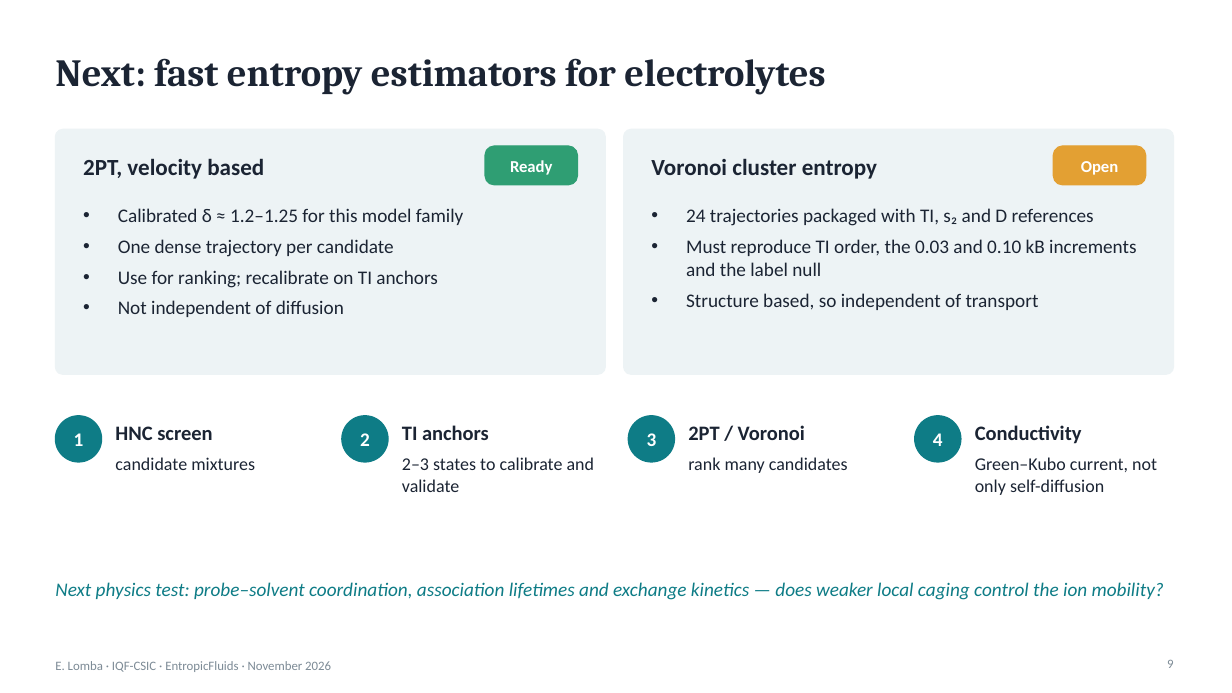
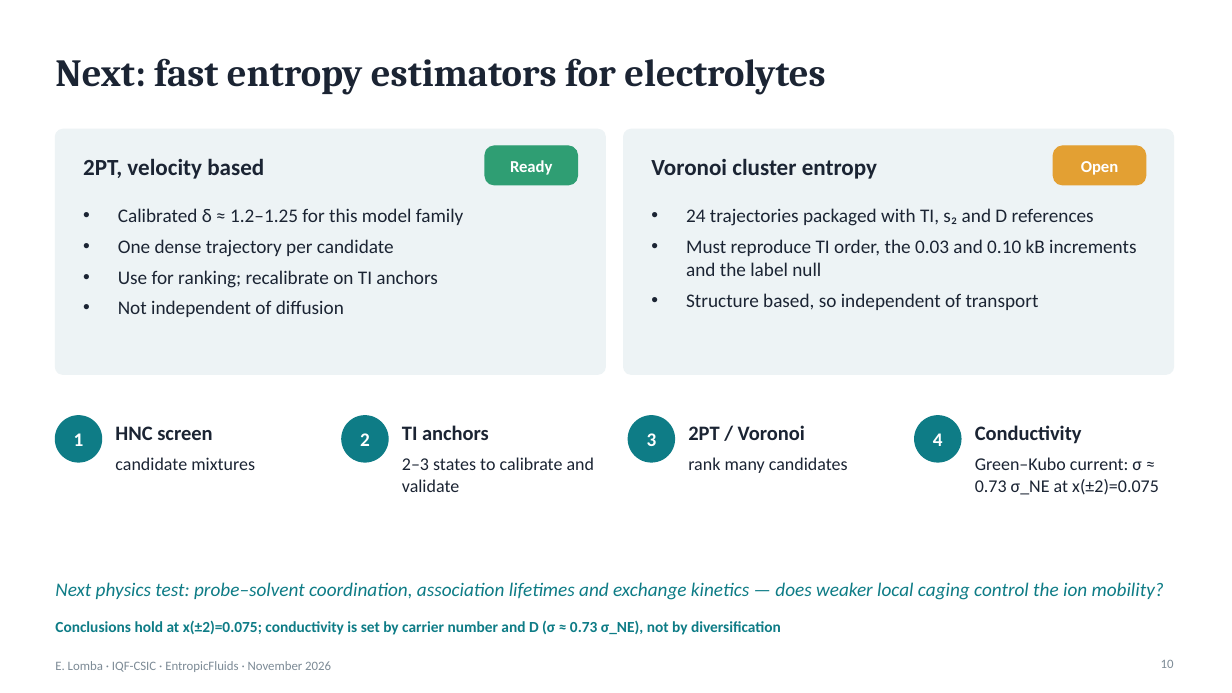
Before and after one commit to elomba/HNC-nCLJ, a slide deck: slide 10 of doc/slides/component_entropy_results.pptx (slide 9 before the commit). Drawn at 1232x693 pixels with LibreOffice and Linux fonts; fonts in the diff are those of the drawing. Boxes give left, top, right and bottom in pixels: in the first picture for what was removed or moved away, otherwise in the second. Text is boxed around its words. In the diff, an @@ line names an element or a change of style, - is before the commit and + after.

```diff
--- a/doc/slides/component_entropy_results.pptx
+++ b/doc/slides/component_entropy_results.pptx
@@ text at bbox=[975, 457, 1159, 495]: text changed @@
-Green–Kubo current, not only self-diffusion
+Green–Kubo current: σ ≈ 0.73 σ_NE at x(±2)=0.075
@@ text added at bbox=[55, 620, 781, 635], 12 pt, text #0E7C86, bold @@
+Conclusions hold at x(±2)=0.075; conductivity is set by carrier number and D (σ ≈ 0.73 σ_NE), not by diversification
@@ page number at bbox=[1161, 660, 1174, 668]: text changed @@
-9
+10
```
Also in this commit, not shown: 1 slide added, 44 other files.
